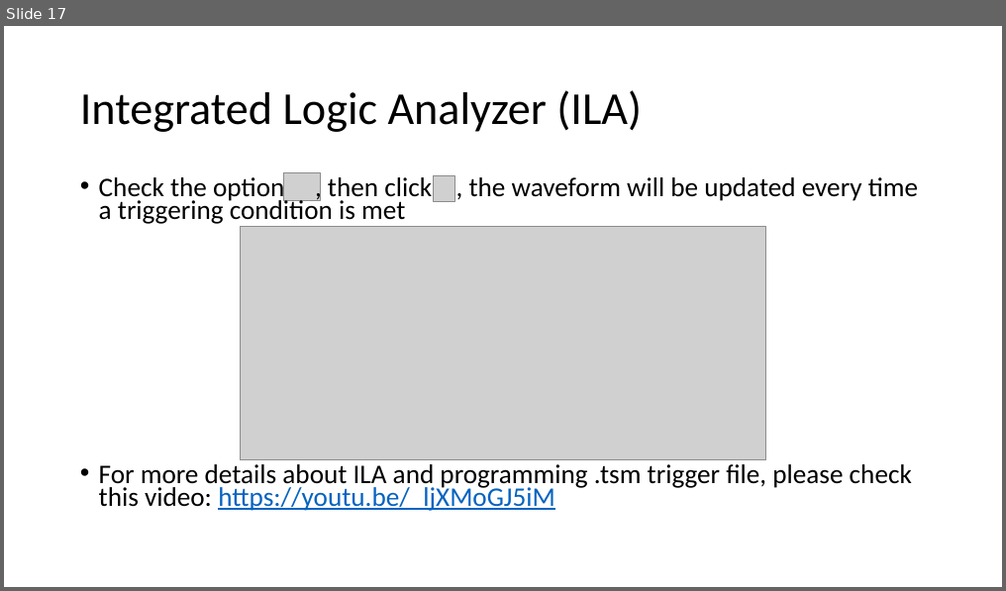
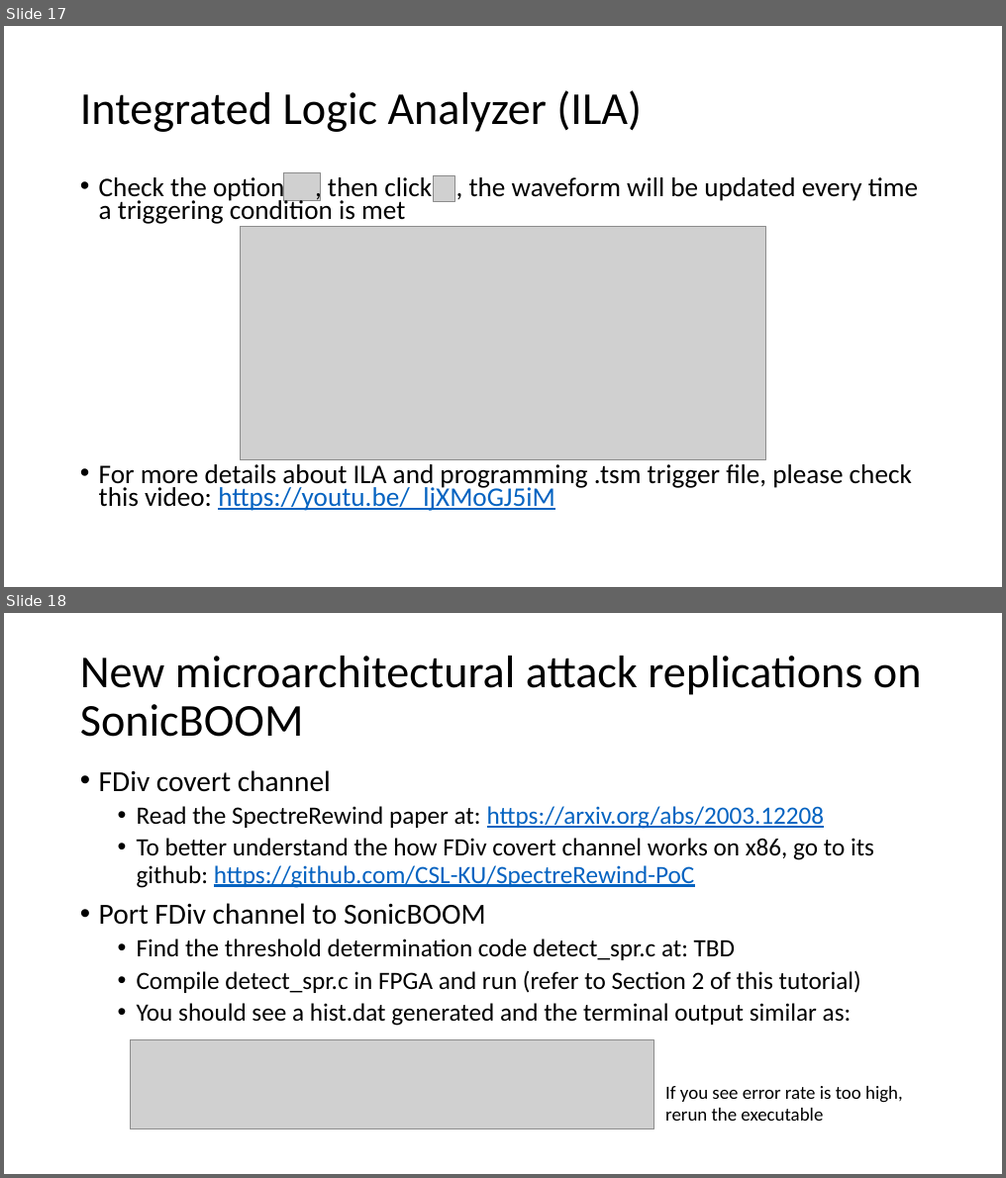
Before and after one commit to zzmzc333/RISCV-Documents, a slide deck: RISC-V Tutorial.pptx. Shown one above the other, each under a label of ours: slide 17 before the commit, slides 17 and 18 after it. The pictures are 1006x591 and 1006x1178 pixels, drawn with LibreOffice and Linux fonts; fonts in the diff are those of the drawing; grey boxes stand for pictures. Boxes give left, top, right and bottom in pixels: in the first picture for what was removed or moved away, otherwise in the second. Text is boxed around its words. In the diff, an @@ line names an element or a change of style, - is before the commit and + after.

```diff
--- a/RISC-V Tutorial.pptx
+++ b/RISC-V Tutorial.pptx
@@ slide 18 added at (4,613,1002,1174), background #FFFFFF @@
@@ title added at (80,656,922,737), 44 pt, text #000000 @@
+New microarchitectural attack replications on SonicBOOM
@@ text added at (99,770,874,1026), 24 pt, text #000000 @@
+• FDiv covert channel
+  • Read the SpectreRewind paper at: https://arxiv.org/abs/2003.12208
+  • To better understand the how FDiv covert channel works on x86, go to its github: https://github.com/CSL-KU/SpectreRewind-PoC
+• Port FDiv channel to SonicBOOM
+  • Find the threshold determination code detect_spr.c at: TBD
+  • Compile detect_spr.c in FPGA and run (refer to Section 2 of this tutorial)
+  • You should see a hist.dat generated and the terminal output similar as:
@@ picture added at (130,1040,653,1130) @@
@@ text added at (665,1086,903,1121), 18 pt, text #000000 @@
+    If you see error rate is too high, rerun the executable
```
Also in this commit, not shown: 1 slide changed, 8 other slides added.
